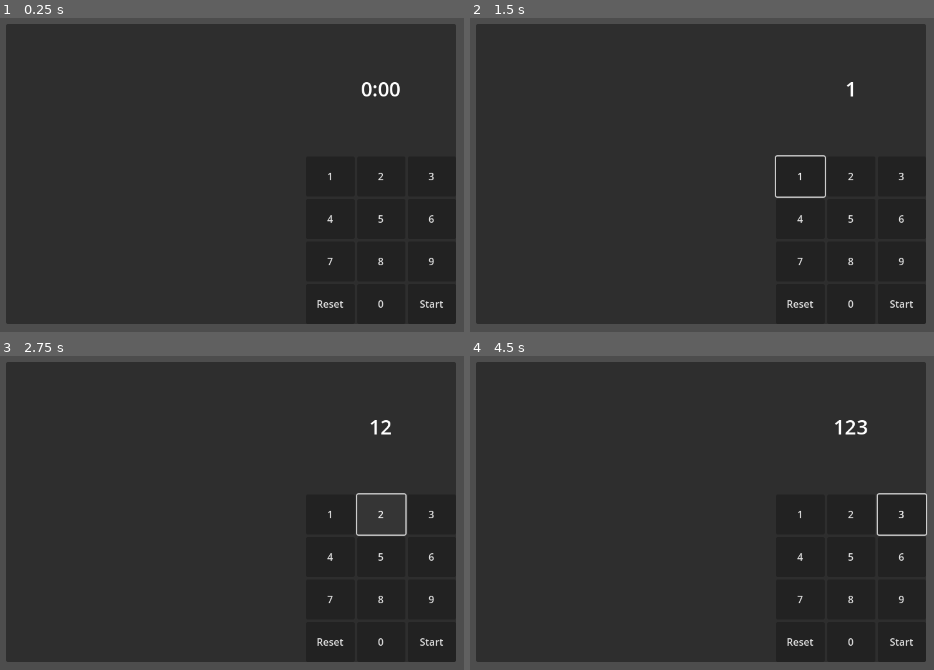
Above: before the commit, frames 1-4 (two rows, left to right).
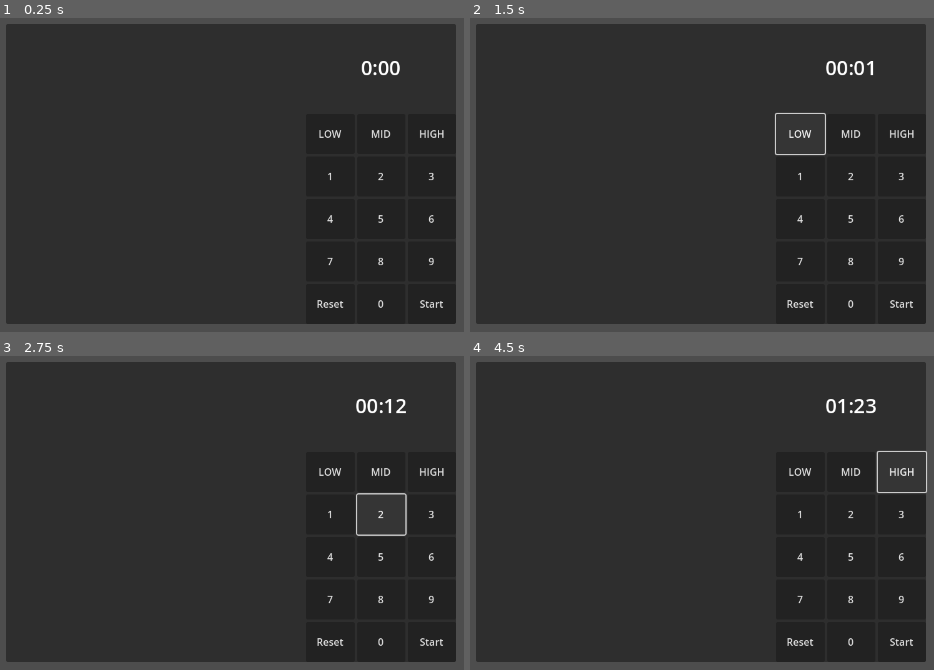
Above: after the commit, the same moments.

Repository: SpntKbrg/microwave-game
Game: Godot game, scene res://scenes/mockup/basic_microwave_ui.tscn
Two runs of this game, one before a commit and one after it. Both use one fixed random seed, a clock stepped at 60 frames per second and the inputs below. This scene is started directly instead of the project's main scene.
Inputs (mouse positions are in pixels of both pictures, inside the frame that each line leads up to):
- Up to frame 1 (0.25 s): no input
- Up to frame 2 (1.5 s): click "1" at 0.5 s; click (799, 134) at 1.25 s, where only the run after the commit has a clickable "LOW"
- Up to frame 3 (2.75 s): click "2" at 2 s
- Up to frame 4 (4.5 s): click (850, 472) at 2.75 s, where only the run after the commit has a clickable "MID"; click "3" at 3.5 s; click (901, 472) at 4.25 s, where only the run after the commit has a clickable "HIGH"

The runs differ from the first frame. In frame 1, 0.6% of the frame differs, in the area x 68-96%, y 13-39%; in frame 2, 0.8%; in frame 3, 0.5%; in frame 4, 1.0%, in the area x 68-99%, y 13-58%.

Commit message:
Fixed: microwave ui and microwave will block when running and show progress

Diff:
--- a/scenes/mockup/basic_microwave.tscn
+++ b/scenes/mockup/basic_microwave.tscn
@@ -6,8 +6,10 @@
 [sub_resource type="RectangleShape2D" id="RectangleShape2D_wd06u"]
 size = Vector2(205, 133)
 
-[node name="BasicMicrowave" type="Area2D"]
+[node name="BasicMicrowave" type="Area2D" node_paths=PackedStringArray("microwave_timer", "microwave_progress")]
 script = ExtResource("1_h0ku5")
+microwave_timer = NodePath("microwave_timer")
+microwave_progress = NodePath("ui/progress")
 
 [node name="collider" type="CollisionShape2D" parent="."]
 position = Vector2(0.5, 0.5)
--- a/scenes/mockup/basic_microwave_ui.tscn
+++ b/scenes/mockup/basic_microwave_ui.tscn
@@ -2,13 +2,14 @@
 
 [ext_resource type="Script" uid="uid://kq36ivf5ywud" path="res://scripts/game/basic_microwave_ui.gd" id="1_hbci5"]
 
-[node name="microwave_ui" type="Control" node_paths=PackedStringArray("number_buttons", "reset_button", "timer_text", "start_button")]
+[node name="microwave_ui" type="Control" node_paths=PackedStringArray("number_buttons", "temperature_buttons", "reset_button", "timer_text", "start_button")]
 layout_mode = 3
 anchors_preset = 0
 offset_right = 1280.0
 offset_bottom = 720.0
 script = ExtResource("1_hbci5")
 number_buttons = [NodePath("bg/HBoxContainer/VBoxContainer/GridContainer/0"), NodePath("bg/HBoxContainer/VBoxContainer/ …(498 unchanged characters)…
+temperature_buttons = [NodePath("bg/HBoxContainer/VBoxContainer/GridContainer/LOW"), NodePath("bg/HBoxContainer/VBoxContainer/GridContainer/MID"), NodePath("bg/HBoxContainer/VBoxContainer/GridContainer/HIGH")]
 reset_button = NodePath("bg/HBoxContainer/VBoxContainer/GridContainer/reset")
 timer_text = NodePath("bg/HBoxContainer/VBoxContainer/CenterContainer/Label")
 start_button = NodePath("bg/HBoxContainer/VBoxContainer/GridContainer/start")
@@ -55,6 +56,27 @@
 [node name="GridContainer" type="GridContainer" parent="bg/HBoxContainer/VBoxContainer"]
 layout_mode = 2
 columns = 3
+
+[node name="LOW" type="Button" parent="bg/HBoxContainer/VBoxContainer/GridContainer"]
+custom_minimum_size = Vector2(0, 64)
+layout_mode = 2
+size_flags_horizontal = 3
+size_flags_vertical = 3
+text = "LOW"
+
+[node name="MID" type="Button" parent="bg/HBoxContainer/VBoxContainer/GridContainer"]
+custom_minimum_size = Vector2(0, 64)
+layout_mode = 2
+size_flags_horizontal = 3
+size_flags_vertical = 3
+text = "MID"
+
+[node name="HIGH" type="Button" parent="bg/HBoxContainer/VBoxContainer/GridContainer"]
+custom_minimum_size = Vector2(0, 64)
+layout_mode = 2
+size_flags_horizontal = 3
+size_flags_vertical = 3
+text = "HIGH"
 
 [node name="1" type="Button" parent="bg/HBoxContainer/VBoxContainer/GridContainer"]
 custom_minimum_size = Vector2(0, 64)
--- a/scripts/game/basic_microwave.gd
+++ b/scripts/game/basic_microwave.gd
@@ -1,12 +1,25 @@
 class_name BasicMicrowave extends IMicrowave
 
+@export var microwave_timer: Timer
+@export var microwave_progress: ProgressBar
 var item: ItemModel
+var countdown_ms: int
+var sec_modifier: int = 60 # 1 = real time, 60 = 1 real sec = 1 game min
 
 func setup()->void:
 	print("basic microwave seting up..")
+	microwave_timer.timeout.connect(on_countdown)
 
 func _ready() -> void:
 	super._ready()
+
+func _process(_delta: float) -> void:
+	microwave_progress.visible = is_running
+	if not is_running:
+		return
+	var countdown_sec := countdown_ms / 1000.0
+	var percent = (countdown_sec -  microwave_timer.time_left) / countdown_sec
+	microwave_progress.value = percent * 100.0
 
 func on_item_drop_addition(_item: ItemModel) -> void:
 	if not microwave_ui.is_connected("on_commit_command", on_commit_command):
@@ -14,6 +27,14 @@
 		microwave_ui.on_commit_command.connect(on_commit_command)
 	item = _item
 
+func on_countdown()->void:
+	is_running = false
+
 func on_commit_command(_command: MicrowaveMethod, _time: int) -> void:
 	print("do on_commit_command")
+	is_running = true
+	var input_min_in_sec := floori(_time / 100.0) * 60
+	var input_sec := _time % 100
+	countdown_ms = floori((input_min_in_sec + input_sec) * 1000.0 / sec_modifier) # realtime til finished
+	microwave_timer.start(countdown_ms / 1000.0)
 	item.tick(_command)
--- a/scripts/game/basic_microwave_ui.gd
+++ b/scripts/game/basic_microwave_ui.gd
@@ -1,28 +1,43 @@
 class_name BasicMicrowaveUI extends IMicrowaveUI
 
 @export var number_buttons: Array[Button]
+@export var temperature_buttons: Array[Button]
 @export var reset_button: Button
 @export var timer_text: Label
-var starting_input = "000"
+var starting_input = "00:00"
 var user_input = ""
 
 func setup() -> void:
+	print("basic microwave ui seting up..")
 	start_button.pressed.connect(on_start_pressed)
+	for i in range(len(number_buttons)):
+		number_buttons[i].pressed.connect(on_number_pressed.bind(i))
+	for i in range(len(temperature_buttons)):
+		temperature_buttons[i].pressed.connect(on_temperature_pressed.bind(i+1))
+	reset_button.pressed.connect(on_reset_pressed)
+	command = MicrowaveMethod.new();
 	user_input = ""
 
 func _ready() -> void:
 	super._ready()
-	for i in range(len(number_buttons)):
-		number_buttons[i].pressed.connect(on_number_pressed.bind(i))
-	print("basic microwave ui seting up..")
+
+func on_reset_pressed() -> void:
+	user_input = ""
+	timer_text.text = starting_input
 
 func on_start_pressed_preprocess() -> void:
-	time = user_input.to_int()
+	time = user_input.to_int() #change time calculation here <--------------
 	print("microwave ui -> ", time)
-	command = MicrowaveMethod.new();
-	command.temperature = UtilType.WaveTemperature.HIGH
 	command.duration = time
+	on_reset_pressed()
+
+func on_temperature_pressed(index: int) -> void:
+	command.temperature = index as UtilType.WaveTemperature
 
 func on_number_pressed(index: int) -> void:
+	if user_input.length() == 4:
+		return
 	user_input += "%d" % index
-	timer_text.text = user_input
+	var show_input = "0000"
+	show_input = show_input.substr(0,4-user_input.length()) + user_input
+	timer_text.text = show_input.substr(0,2) + ":" + show_input.substr(2,4)
--- a/scripts/game/interface_microwave.gd
+++ b/scripts/game/interface_microwave.gd
@@ -2,6 +2,7 @@
 
 var microwave_ui: IMicrowaveUI
 const basic_microwave_ui = preload("res://scenes/mockup/basic_microwave_ui.tscn")
+var is_running: bool = false
 
 func _ready() -> void:
 	body_entered.connect(on_body_entered)
@@ -19,9 +20,10 @@
 		microwave_ui.visible = true
 
 func on_body_entered(target: Node) -> void:
-	print("something entering me..")
-	if target is ItemModel:
-		on_item_dropped(target)
+	if not is_running:
+		print("something entering me..")
+		if target is ItemModel:
+			on_item_dropped(target)
 
 @abstract
 func setup()->void
